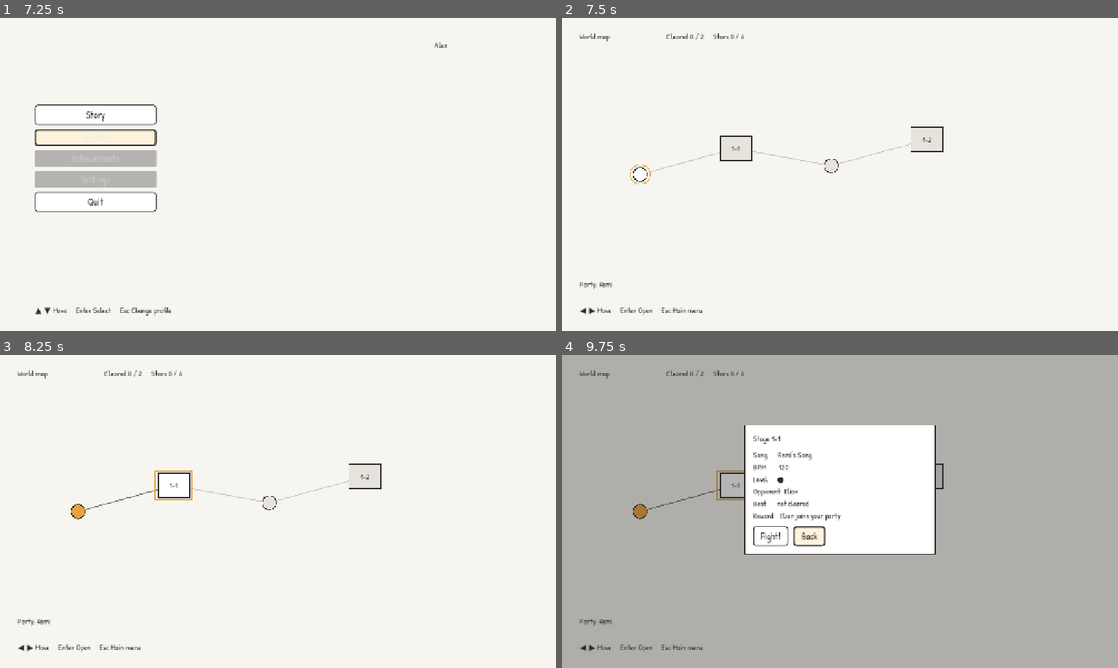
Above: before the commit, frames 1-4 (two rows, left to right).
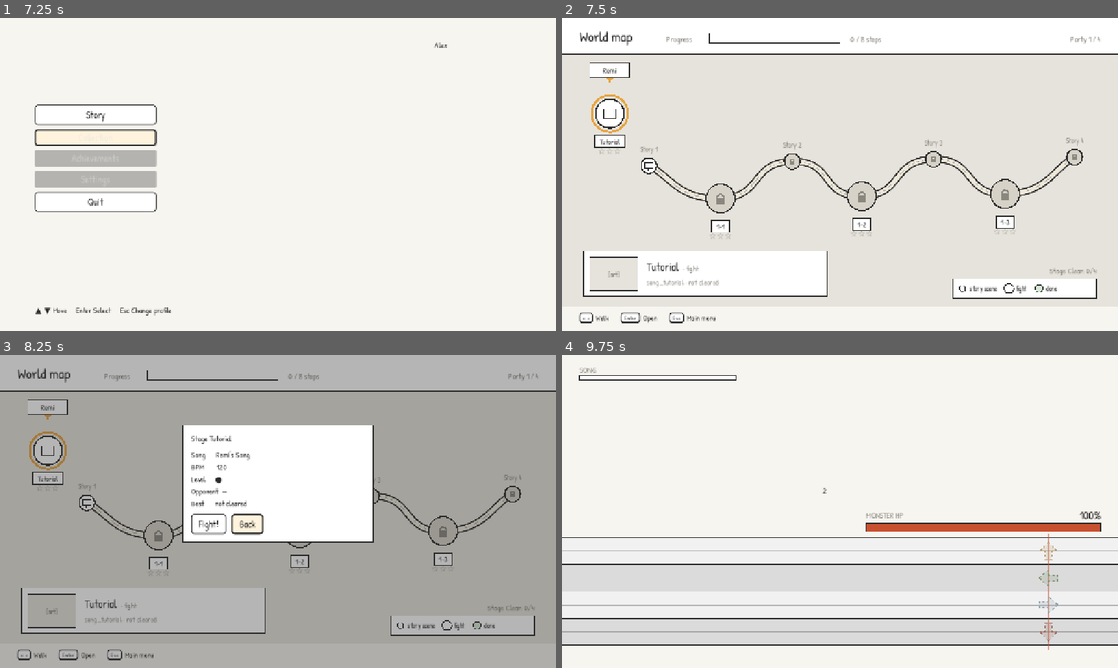
Above: after the commit, the same moments.

Repository: Pundharee6688091/remi-s-dancing-adventure
Game: Godot game, scene res://scenes/ui/Main.tscn
Same seed, same stepped clock (60 frames per second), same inputs: the game is played once before the commit and once after it.
Inputs (mouse positions are in pixels of both pictures, inside the frame that each line leads up to):
- Up to frame 1 (7.25 s): tap Enter (ui_accept) at 0.5, 0.77, 6.5, 6.77 s; hold Right (ui_right) 0.53-1.25 s; hold Delete (delete) 0.53-1.25 s; tap W (lane_0) at 0.8, 6.6 s; click (278, 155) at 1.27 s; type "Alex" at 1.35 s; click "New game empty slot" at 2 s; click "New game empty slot" at 2.75 s; click "New game empty slot" at 3.5 s; click "New game empty slot" at 4.25 s; click "New game empty slot" at 5 s; click "New game empty slot" at 5.75 s; hold Down (ui_down) from 6.53 s (still down); tap A (lane_1) at 6.8 s
- Up to frame 2 (7.5 s): release Down (ui_down) at 7.25 s; click "Story" at 7.25 s
- Up to frame 3 (8.25 s): tap Enter (ui_accept) at 8 s; hold Right (ui_right) from 8.03 s (still down); tap A (lane_1) at 8.1 s
- Up to frame 4 (9.75 s): tap D (lane_2) at 8.3, 9.6 s; release Right (ui_right) at 8.75 s; click (773, 524) at 8.75 s, where only the run after the commit has a clickable "Fight!"; tap Enter (ui_accept) at 9.5 s; hold Up (ui_up) from 9.53 s (still down)

Frame 1 is identical in both runs. In frame 2, 6.1% of the frame differs, in the area x 0-100%, y 4-98%; in frame 3, 89%, in the area x 0-100%, y 0-100%; in frame 4, 86%.

Commit message:
Map layout

Diff:
--- a/autoload/input_manager.gd
+++ b/autoload/input_manager.gd
@@ -1,25 +1,31 @@
 extends Node
 
 func _ready() -> void:
-	_add("lane_0", KEY_W,  JOY_BUTTON_DPAD_UP)
-	_add("lane_1", KEY_A,  JOY_BUTTON_DPAD_LEFT)
-	_add("lane_2", KEY_D,    JOY_BUTTON_DPAD_RIGHT)
+	_add("lane_0", KEY_W, JOY_BUTTON_DPAD_UP)
+	_add("lane_1", KEY_A, JOY_BUTTON_DPAD_LEFT)
+	_add("lane_2", KEY_D, JOY_BUTTON_DPAD_RIGHT)
 	_add("lane_3", KEY_S, JOY_BUTTON_DPAD_DOWN)
-	_add("delete", KEY_DELETE, JOY_BUTTON_X)
+	_add("delete", KEY_DELETE, JOY_BUTTON_X, KEY_BACKSPACE)
 
 
 static func lane_action(lane: int) -> String:
 	return "lane_%d" % lane
 
 
-func _add(action: String, key: Key, pad: JoyButton) -> void:
+func _add(action: String, key: Key, pad: JoyButton, alt_key := KEY_NONE) -> void:
 	if not InputMap.has_action(action):
 		InputMap.add_action(action)
 
-	var k := InputEventKey.new()
-	k.physical_keycode = key
-	InputMap.action_add_event(action, k)
+	_add_key(action, key)
+	if alt_key != KEY_NONE:
+		_add_key(action, alt_key)
 
 	var j := InputEventJoypadButton.new()
 	j.button_index = pad
 	InputMap.action_add_event(action, j)
+
+
+func _add_key(action: String, key: Key) -> void:
+	var k := InputEventKey.new()
+	k.physical_keycode = key
+	InputMap.action_add_event(action, k)
--- a/data/stages.json
+++ b/data/stages.json
@@ -1,19 +1,35 @@
 {
   "nodes": [
-	{ "id": "v1_1", "type": "story", "timeline": "ch1_elion",
-	  "requires": [], "pos": [180, 360] },
+	{ "id": "s0_1", "type": "fight", "label": "Tutorial",
+	  "requires": [], "pos": [110, 220],
+	  "song": "song_tutorial", "opponent": "",
+	  "win": { "type": "hp_below", "value": 30 } },
+
+	{ "id": "v1_1", "type": "story", "label": "Story 1",
+	  "timeline": "ch1_intro", "requires": [], "pos": [200, 340] },
 
 	{ "id": "s1_1", "type": "fight", "label": "1-1",
-	  "requires": ["v1_1"], "pos": [400, 300],
-	  "song": "song_tutorial", "opponent": "Elion",
+	  "requires": ["v1_1"], "pos": [365, 415],
+	  "song": "song_elion", "opponent": "Elion",
 	  "win": { "type": "hp_below", "value": 30 } },
 
-	{ "id": "v1_2", "type": "story", "timeline": "ch1_Theo",
-	  "requires": ["s1_1"], "pos": [620, 340] },
+	{ "id": "v1_2", "type": "story", "label": "Story 2",
+	  "timeline": "ch1_elion", "requires": ["s1_1"], "pos": [530, 330] },
 
 	{ "id": "s1_2", "type": "fight", "label": "1-2",
-	  "requires": ["v1_2"], "pos": [840, 280],
-	  "song": "song_elion", "opponent": "Theo",
-	  "win": { "type": "hp_below", "value": 30 } }
+	  "requires": ["v1_2"], "pos": [690, 410],
+	  "song": "song_theo", "opponent": "Theo",
+	  "win": { "type": "hp_below", "value": 30 } },
+
+	{ "id": "v1_3", "type": "story", "label": "Story 3",
+	  "timeline": "ch2_theo", "requires": ["s1_2"], "pos": [855, 325] },
+
+	{ "id": "s1_3", "type": "fight", "label": "1-3",
+	  "requires": ["v1_3"], "pos": [1020, 405],
+	  "song": "song_cassia", "opponent": "Cassia",
+	  "win": { "type": "hp_below", "value": 30 } },
+
+	{ "id": "v1_4", "type": "story", "label": "Story 4",
+	  "timeline": "ch3_cassia", "requires": ["s1_3"], "pos": [1180, 320] }
   ]
 }
--- a/scenes/ui/map_view.gd
+++ b/scenes/ui/map_view.gd
@@ -1,12 +1,15 @@
 class_name MapView
 extends Control
 
-const STORY_R := 16.0
-const FIGHT := Vector2(72, 56)
-
-const COL_LOCKED := Palette.FILL
-const COL_OPEN := Palette.WHITE
-const COL_CLEARED := Palette.AMBER
+const STORY_R := 18.0
+const FIGHT_R := 33.0
+const ROAD_W := 10.0
+const TOP := 84.0
+const BOTTOM := 664.0
+
+const GREEN := Color("#d7ead7")
+const LOCKED := Color("#d6d2c8")
+const ROAD := Color("#efe9dc")
 
 var cursor := 0
 var _shake := 0.0
@@ -23,17 +26,58 @@
 
 
 func _draw() -> void:
-	var order: Array = Rules.node_order
-
-	for id in order:
-		var lit := GameManager.is_unlocked(id)
+	var font := get_theme_default_font()
+
+	draw_rect(Rect2(0, TOP, size.x, BOTTOM - TOP), Palette.FILL)
+
+	_draw_road()
+	for i in Rules.node_order.size():
+		_draw_node(Rules.node_order[i], i == cursor, font)
+
+	_draw_info_card(font)
+	_draw_legend(font)
+
+func _road_nodes() -> Array:
+	var linked := {}
+	for id in Rules.node_order:
 		for req in Rules.stage(id).get("requires", []):
-			draw_line(_pos(req), _pos(id),
-				Color(Palette.INK, 0.6 if lit else 0.2))
-
-	var font := get_theme_default_font()
-	for i in order.size():
-		_draw_node(order[i], i == cursor, font)
+			linked[id] = true
+			linked[req] = true
+
+	var out := []
+	for id in Rules.node_order:
+		if linked.has(id):
+			out.append(id)
+	return out
+
+
+func _road_points() -> PackedVector2Array:
+	var chain := _road_nodes()
+	if chain.size() < 2:
+		return PackedVector2Array()
+
+	var pts: Array[Vector2] = []
+	for id in chain:
+		pts.append(_pos(id))
+
+	var c := Curve2D.new()
+	for i in pts.size():
+		var prev: Vector2 = pts[maxi(i - 1, 0)]
+		var next: Vector2 = pts[mini(i + 1, pts.size() - 1)]
+		var pull := (next - prev) * 0.3
+		c.add_point(pts[i], -pull, pull)
+	return c.tessellate(5, 2)
+
+
+func _draw_road() -> void:
+	var road := _road_points()
+	if road.size() < 2:
+		return
+	draw_polyline(road, Palette.INK, ROAD_W + 6.0, true)
+	draw_polyline(road, ROAD, ROAD_W, true)
+	for i in road.size() - 1:
+		if i % 4 < 2:
+			draw_line(road[i], road[i + 1], Color(Palette.INK, 0.3), 2.0)
 
 
 func _draw_node(id: String, focused: bool, font: Font) -> void:
@@ -42,32 +86,159 @@
 	if focused and _shake > 0.0:
 		p.x += sin(Time.get_ticks_msec() * 0.06) * _shake * 10.0
 
-	var fill := COL_LOCKED
-	if GameManager.is_cleared(id):
-		fill = COL_CLEARED
-	elif GameManager.is_unlocked(id):
-		fill = COL_OPEN
-
-	if n.get("type") == "story":
-		draw_circle(p, STORY_R, fill)
-		draw_arc(p, STORY_R, 0.0, TAU, 40, Palette.INK, 2.0)
-		if focused:
-			draw_arc(p, STORY_R + 7.0, 0.0, TAU, 40, Palette.AMBER, 2.0)
+	var open := GameManager.is_unlocked(id)
+	var done := GameManager.is_cleared(id)
+	var fight: bool = n.get("type") == "fight"
+	var r := FIGHT_R if fight else STORY_R
+
+	var fill := LOCKED
+	if done:
+		fill = GREEN
+	elif open:
+		fill = Palette.WHITE
+
+	draw_circle(p, r, fill)
+	draw_arc(p, r, 0.0, TAU, 48, Palette.INK, 3.0)
+	if focused:
+		draw_arc(p, r + 9.0, 0.0, TAU, 48, Palette.AMBER, 5.0)
+
+	if not open:
+		_draw_lock(p, r * 0.5)
+	elif fight:
+		var w := r * 0.9
+		draw_rect(Rect2(p - Vector2(w, w * 0.7) / 2.0, Vector2(w, w * 0.7)),
+			Palette.WHITE, true)
+		draw_rect(Rect2(p - Vector2(w, w * 0.7) / 2.0, Vector2(w, w * 0.7)),
+			Palette.INK, false, 2.0)
+	else:
+		_draw_bubble(p, r * 0.55)
+
+	var label: String = n.get("label", "")
+	if fight:
+		if label != "":
+			_boxed_label(font, label, Vector2(p.x, p.y + r + 32.0))
+		_draw_stars(font, Vector2(p.x, p.y + r + 60.0), GameManager.stars_for(id))
+	elif label != "":
+		draw_string(font, Vector2(p.x - 80.0, p.y - r - 14.0), label,
+			HORIZONTAL_ALIGNMENT_CENTER, 160.0, 15, Palette.MUTED)
+
+	if focused:
+		_draw_pin(font, Vector2(p.x, p.y - r - 40.0))
+
+
+## The card at the bottom left, describing whatever the cursor is on.
+func _draw_info_card(font: Font) -> void:
+	if cursor >= Rules.node_order.size():
 		return
-
-	var r := Rect2(p - FIGHT / 2.0, FIGHT)
-	draw_rect(r, fill, true)
-	draw_rect(r, Palette.INK, false, 2.0)
-	if focused:
-		draw_rect(r.grow(6.0), Palette.AMBER, false, 2.0)
-
-	draw_string(font, Vector2(p.x - 40.0, p.y + 6.0), n.get("label", ""),
-		HORIZONTAL_ALIGNMENT_CENTER, 80.0, 16, Palette.INK)
-
-	var s := GameManager.stars_for(id)
-	if s > 0:
-		draw_string(font, Vector2(p.x - 40.0, p.y + 50.0), "★".repeat(s),
-			HORIZONTAL_ALIGNMENT_CENTER, 80.0, 14, Palette.INK)
+	var id: String = Rules.node_order[cursor]
+	var n := Rules.stage(id)
+
+	var card := Rect2(50, 536, 560, 104)
+	draw_rect(card, Palette.WHITE, true)
+	draw_rect(card, Palette.INK, false, 2.0)
+
+	var ph := Rect2(card.position + Vector2(14, 14), Vector2(110, 76))
+	draw_rect(ph, Palette.FILL, true)
+	draw_rect(ph, Palette.INK, false, 2.0)
+	var who: String = n.get("opponent", "")
+	draw_string(font, Vector2(ph.position.x, ph.position.y + 46),
+		who if who != "" else "[art]",
+		HORIZONTAL_ALIGNMENT_CENTER, ph.size.x, 15, Palette.MUTED)
+
+	var fight: bool = n.get("type") == "fight"
+	var title: String = n.get("label", "Story")
+	var x := card.position.x + 144
+	draw_string(font, Vector2(x, card.position.y + 46), title,
+		HORIZONTAL_ALIGNMENT_LEFT, -1, 26, Palette.INK)
+	var tw := font.get_string_size(title, HORIZONTAL_ALIGNMENT_LEFT, -1, 26).x
+	draw_string(font, Vector2(x + tw + 10, card.position.y + 46),
+		"· fight" if fight else "· story scene",
+		HORIZONTAL_ALIGNMENT_LEFT, -1, 17, Palette.MUTED)
+
+	var line := ""
+	if not GameManager.is_unlocked(id):
+		line = "locked"
+	elif fight:
+		var stars := GameManager.stars_for(id)
+		line = "%s · %s" % [n.get("song", "?"),
+			"cleared" if stars > 0 else "not cleared"]
+	else:
+		line = "seen" if GameManager.is_cleared(id) else "not seen yet"
+	draw_string(font, Vector2(x, card.position.y + 78), line,
+		HORIZONTAL_ALIGNMENT_LEFT, -1, 17, Palette.MUTED)
+
+
+## Stage count and the key to the node shapes, bottom right.
+func _draw_legend(font: Font) -> void:
+	var fights := 0
+	var cleared := 0
+	for id in Rules.node_order:
+		if Rules.stage(id).get("type") != "fight":
+			continue
+		fights += 1
+		if GameManager.is_cleared(id):
+			cleared += 1
+
+	draw_string(font, Vector2(900, 588), "Stage Clear: %d/%d" % [cleared, fights],
+		HORIZONTAL_ALIGNMENT_RIGHT, 330, 18, Palette.MUTED)
+
+	var box := Rect2(900, 600, 330, 44)
+	draw_rect(box, Palette.WHITE, true)
+	draw_rect(box, Palette.INK, false, 2.0)
+
+	var y := box.position.y + box.size.y / 2.0
+	var x := box.position.x + 22.0
+	for item in [["story scene", Palette.WHITE, 7.0], ["fight", Palette.WHITE, 11.0],
+			["done", GREEN, 9.0]]:
+		var radius: float = item[2]
+		draw_circle(Vector2(x, y), radius, item[1])
+		draw_arc(Vector2(x, y), radius, 0.0, TAU, 24, Palette.INK, 2.0)
+		draw_string(font, Vector2(x + 16.0, y + 6.0), item[0],
+			HORIZONTAL_ALIGNMENT_LEFT, -1, 15, Palette.INK)
+		x += 16.0 + font.get_string_size(item[0], HORIZONTAL_ALIGNMENT_LEFT, -1, 15).x + 28.0
+
+
+func _boxed_label(font: Font, text: String, centre: Vector2) -> void:
+	var w := font.get_string_size(text, HORIZONTAL_ALIGNMENT_LEFT, -1, 16).x + 22.0
+	var box := Rect2(centre.x - w / 2.0, centre.y - 15.0, w, 28.0)
+	draw_rect(box, Palette.WHITE, true)
+	draw_rect(box, Palette.INK, false, 2.0)
+	draw_string(font, Vector2(box.position.x, centre.y + 6.0), text,
+		HORIZONTAL_ALIGNMENT_CENTER, w, 16, Palette.INK)
+
+
+func _draw_stars(font: Font, centre: Vector2, stars: int) -> void:
+	var text := "★".repeat(stars) + "☆".repeat(3 - stars)
+	draw_string(font, Vector2(centre.x - 60.0, centre.y), text,
+		HORIZONTAL_ALIGNMENT_CENTER, 120.0, 20,
+		Palette.AMBER if stars > 0 else Palette.MUTED)
+
+
+func _draw_lock(p: Vector2, s: float) -> void:
+	var body := Rect2(p.x - s * 0.6, p.y - s * 0.15, s * 1.2, s * 0.95)
+	draw_rect(body, Palette.MUTED, true)
+	draw_arc(Vector2(p.x, p.y - s * 0.15), s * 0.42, PI, TAU, 16, Palette.MUTED, 3.0)
+
+
+func _draw_bubble(p: Vector2, s: float) -> void:
+	var box := Rect2(p.x - s, p.y - s * 0.8, s * 2.0, s * 1.4)
+	draw_rect(box, Palette.INK, false, 2.5)
+	draw_line(Vector2(p.x - s * 0.3, p.y + s * 0.6),
+		Vector2(p.x - s * 0.1, p.y + s * 1.1), Palette.INK, 2.5)
+
+
+func _draw_pin(font: Font, bottom: Vector2) -> void:
+	var w := 92.0
+	var h := 34.0
+	var box := Rect2(bottom.x - w / 2.0, bottom.y - h - 10.0, w, h)
+	draw_rect(box, Palette.WHITE, true)
+	draw_rect(box, Palette.INK, false, 2.5)
+	draw_colored_polygon(PackedVector2Array([
+		Vector2(bottom.x - 9.0, box.position.y + h),
+		Vector2(bottom.x + 9.0, box.position.y + h),
+		Vector2(bottom.x, bottom.y + 2.0)]), Palette.AMBER)
+	draw_string(font, Vector2(box.position.x, box.position.y + 24.0), "Remi",
+		HORIZONTAL_ALIGNMENT_CENTER, w, 18, Palette.INK)
 
 
 func _pos(id: String) -> Vector2:
--- /dev/null
+++ b/scenes/ui/parts/hint_bar.gd
@@ -0,0 +1,60 @@
+class_name HintBar
+extends Control
+## The strip along the bottom of every screen: [Enter] Open   [Esc] Main menu
+
+const HEIGHT := 56.0
+
+var _row: HBoxContainer
+var _cap := StyleBoxFlat.new()
+
+func _ready() -> void:
+	position = Vector2(0.0, 720.0 - HEIGHT)
+	size = Vector2(1280.0, HEIGHT)
+	mouse_filter = Control.MOUSE_FILTER_IGNORE
+
+	_cap.bg_color = Palette.WHITE
+	_cap.border_color = Palette.INK
+	_cap.set_border_width_all(2)
+	_cap.border_width_bottom = 4
+	_cap.set_corner_radius_all(5)
+	_cap.content_margin_left = 8
+	_cap.content_margin_right = 8
+	_cap.content_margin_top = 1
+	_cap.content_margin_bottom = 1
+
+	_row = HBoxContainer.new()
+	_row.position = Vector2(40, 14)
+	_row.add_theme_constant_override("separation", 28)
+	add_child(_row)
+
+
+## hints is a list of [key, label] pairs, e.g. [["Enter", "Open"]]
+func set_hints(hints: Array) -> void:
+	for c in _row.get_children():
+		c.queue_free()
+
+	for pair in hints:
+		var cell := HBoxContainer.new()
+		cell.add_theme_constant_override("separation", 7)
+
+		var cap := Label.new()
+		cap.text = str(pair[0])
+		cap.add_theme_font_size_override("font_size", 14)
+		cap.add_theme_color_override("font_color", Palette.INK)
+
+		var box := PanelContainer.new()
+		box.add_theme_stylebox_override("panel", _cap)
+		box.add_child(cap)
+		cell.add_child(box)
+
+		var word := Label.new()
+		word.text = str(pair[1])
+		word.add_theme_font_size_override("font_size", 17)
+		word.add_theme_color_override("font_color", Palette.INK)
+		cell.add_child(word)
+
+		_row.add_child(cell)
+
+
+func _draw() -> void:
+	draw_dashed_line(Vector2(0, 0), Vector2(size.x, 0), Palette.MUTED, 2.0, 9.0)
--- a/scenes/ui/world_map.gd
+++ b/scenes/ui/world_map.gd
@@ -2,44 +2,73 @@
 
 var _view: MapView
 var _detail: StageDetail
-var _progress: Label
+var _progress: Bar
+var _steps: Label
 var _party: Label
 
 
 func _ready() -> void:
 	set_anchors_and_offsets_preset(Control.PRESET_FULL_RECT)
 
-	var title := Label.new()
-	title.text = "World map"
-	title.position = Vector2(40, 30)
-	add_child(title)
-
-	_progress = Label.new()
-	_progress.position = Vector2(240, 30)
-	add_child(_progress)
-
-	_party = Label.new()
-	_party.position = Vector2(40, 600)
-	add_child(_party)
-
 	_view = MapView.new()
 	_view.set_anchors_and_offsets_preset(Control.PRESET_FULL_RECT)
 	_view.mouse_filter = Control.MOUSE_FILTER_IGNORE
 	add_child(_view)
 
-	var hint := Label.new()
-	hint.text = "◀ ▶ Move     Enter Open     Esc Main menu"
-	hint.position = Vector2(40, 660)
-	add_child(hint)
+	_build_top_bar()
+
+	var hints := HintBar.new()
+	add_child(hints)
+	hints.set_hints([["< >", "Walk"], ["Enter", "Open"], ["Esc", "Main menu"]])
 
 	_detail = StageDetail.new()
 	_detail.fight_pressed.connect(GameManager.enter_node)
 	add_child(_detail)
 
 	Events.progress_changed.connect(_refresh)
-
 	_view.cursor = _start_cursor()
 	_refresh()
+
+
+func _build_top_bar() -> void:
+	var strip := ColorRect.new()
+	strip.color = Palette.WHITE
+	strip.size = Vector2(1280, 82)
+	strip.mouse_filter = Control.MOUSE_FILTER_IGNORE
+	add_child(strip)
+
+	var rule := ColorRect.new()
+	rule.color = Palette.INK
+	rule.position = Vector2(0, 82)
+	rule.size = Vector2(1280, 2)
+	rule.mouse_filter = Control.MOUSE_FILTER_IGNORE
+	add_child(rule)
+
+	_text("World map", Vector2(40, 20), 32)
+	_text("Progress", Vector2(240, 36), 18, Palette.MUTED)
+
+	_progress = Bar.new()
+	_progress.position = Vector2(340, 36)
+	_progress.size = Vector2(300, 22)
+	_progress.fill_color = Palette.AMBER
+	add_child(_progress)
+
+	_steps = _text("", Vector2(664, 36), 18, Palette.MUTED)
+
+	_party = _text("", Vector2(1020, 36), 18, Palette.MUTED)
+	_party.size = Vector2(220, 26)
+	_party.horizontal_alignment = HORIZONTAL_ALIGNMENT_RIGHT
+
+
+func _text(value: String, pos: Vector2, size_px := 18, color := Palette.INK) -> Label:
+	var l := Label.new()
+	l.text = value
+	l.position = pos
+	l.add_theme_font_size_override("font_size", size_px)
+	l.add_theme_color_override("font_color", color)
+	l.mouse_filter = Control.MOUSE_FILTER_IGNORE
+	add_child(l)
+	return l
 
 
 func _unhandled_input(event: InputEvent) -> void:
@@ -83,22 +112,16 @@
 
 
 func _refresh() -> void:
-	var fights := 0
-	var cleared := 0
-	var stars := 0
+	var total := Rules.node_order.size()
+	var done := 0
 	for id in Rules.node_order:
-		if Rules.stage(id).get("type") != "fight":
-			continue
-		fights += 1
-		stars += GameManager.stars_for(id)
 		if GameManager.is_cleared(id):
-			cleared += 1
+			done += 1
 
-	_progress.text = "Cleared %d / %d     Stars %d / %d" % [
-		cleared, fights, stars, fights * 3]
+	_progress.value = float(done) / maxf(total, 1)
+	_steps.text = "%d / %d steps" % [done, total]
 
 	var party: Array = GameManager.save.get("party", [])
-	_party.text = "Party: Remi" + ("" if party.is_empty()
-		else ", " + ", ".join(PackedStringArray(party)))
+	_party.text = "Party %d / 4" % (party.size() + 1)
 
 	_view.queue_redraw()
Not shown, added: scenes/ui/parts/hint_bar.gd.uid
Not shown, added: songs/song_cassia/chart.txt
Not shown, added: songs/song_cassia/song.mp3.import
Not shown, added: songs/song_elion/chart.txt
Not shown, added: songs/song_elion/song.mp3.import
Not shown, added: songs/song_theo/chart.txt
Not shown, added: songs/song_theo/song.mp3.import
Not shown, changed: songs/song_tutorial/song.mp3.import
Not shown, added: songs/song_cassia/song.mp3
Not shown, added: songs/song_elion/song.mp3
Not shown, added: songs/song_theo/song.mp3
